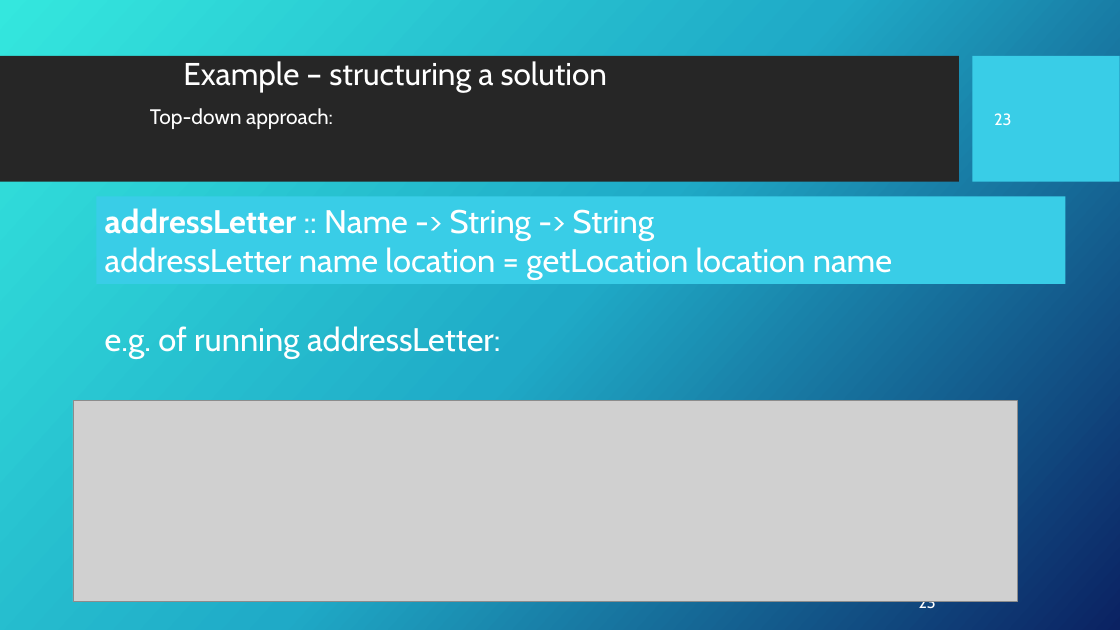
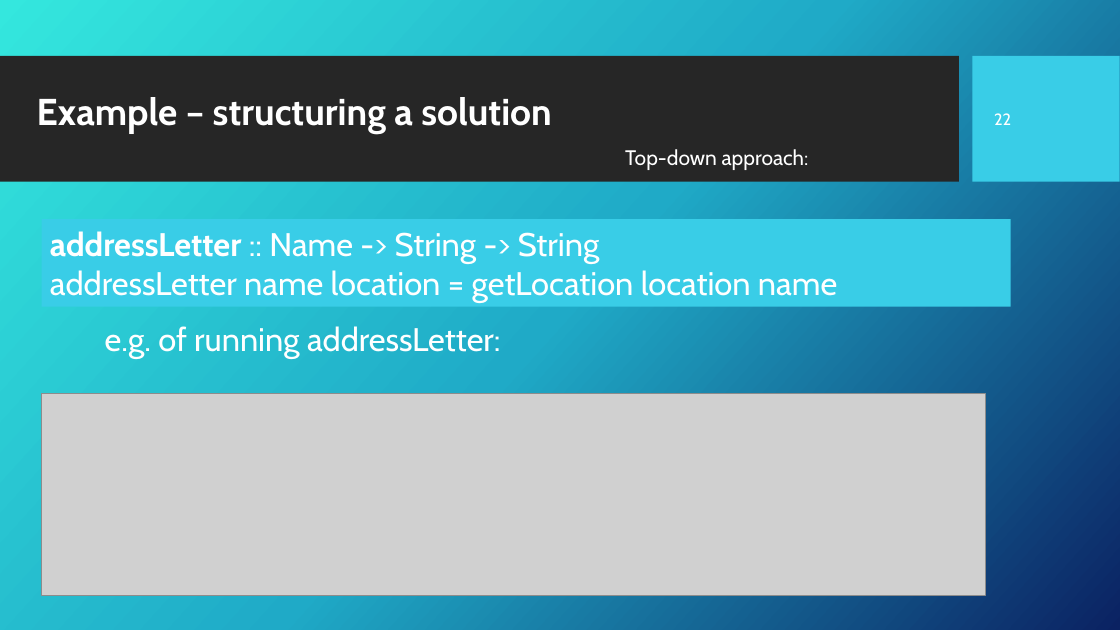
Before and after one commit to Fun-Prog-26/fun-prog-26, a slide deck: slide 23 of topic04-functions-and-lambda-calculus/unit-04a-lectures/wip/talk-3/c-first-class.pptx (slide 24 before the commit). Drawn at 1120x630 pixels with LibreOffice and Linux fonts; fonts in the diff are those of the drawing; grey boxes stand for pictures; background and template pictures are left out. Boxes give left, top, right and bottom in pixels: in the first picture for what was removed or moved away, otherwise in the second. Text is boxed around its words. In the diff, an @@ line names an element or a change of style, - is before the commit and + after.

```diff
--- a/topic04-functions-and-lambda-calculus/unit-04a-lectures/wip/talk-3/c-first-class.pptx
+++ b/topic04-functions-and-lambda-calculus/unit-04a-lectures/wip/talk-3/c-first-class.pptx
@@ text "Example – structuring a solution": place and size @@
-text "Example – structuring a solution" at <box>183,61,608,92</box>
+text "Example – structuring a solution" at <box>37,97,551,133</box>
@@ text "Example – structuring a solution" at <box>37,97,551,133</box>: size 27 to 32 pt, bold on @@
@@ page number at <box>994,113,1011,125</box>: text changed @@
-23
+22
@@ text "Top-down approach:": place and size @@
-text "Top-down approach:" at <box>150,108,333,129</box>
+text "Top-down approach:" at <box>625,149,809,170</box>
@@ rectangle "addressLetter :: Name -> String ...": place and size @@
-rectangle "addressLetter :: Name -> String ..." at <box>97,197,1066,284</box>
+rectangle "addressLetter :: Name -> String ..." at <box>42,219,1012,307</box>
@@ picture: place and size @@
-picture at <box>73,401,1017,602</box>
+picture at <box>42,394,986,596</box>
@@ page number removed at <box>918,595,935,613</box> @@
-23
```
Also in this commit, not shown: 26 other slides changed, 1 slide removed, 11 other files.
